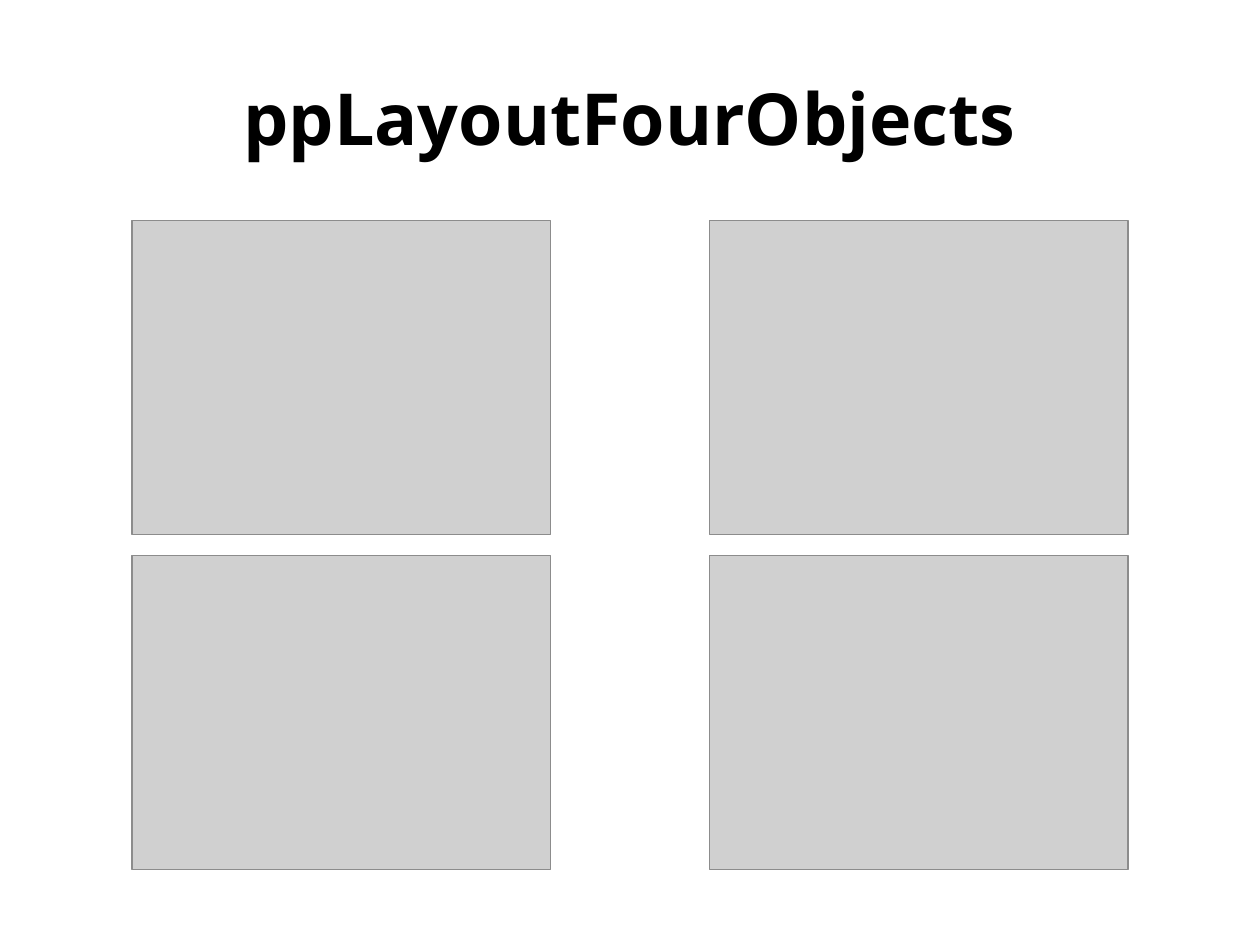
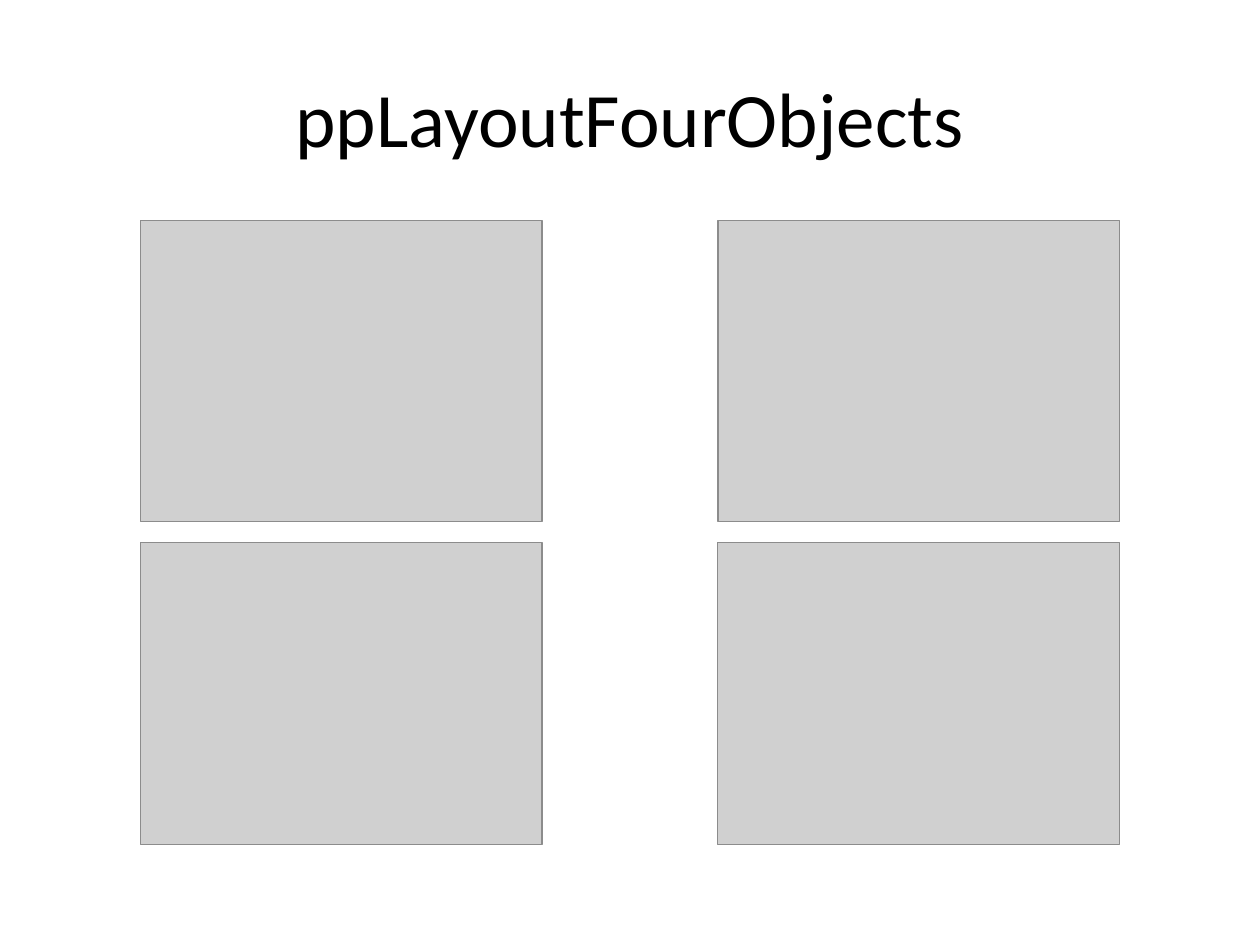
Before and after one commit to sonofeft/ODPSlides, a slide deck: slide 12 of odpslides/templates/ppt_all_layouts_image.odp. Drawn at 1260x945 pixels with LibreOffice and Linux fonts; fonts in the diff are those of the drawing; grey boxes stand for pictures; background and template pictures are left out. Boxes give left, top, right and bottom in pixels: in the first picture for what was removed or moved away, otherwise in the second. Text is boxed around its words. In the diff, an @@ line names an element or a change of style, - is before the commit and + after.

Commit message:
Changed image ref odp file to take out shadow-drop text

```diff
--- a/odpslides/templates/ppt_all_layouts_image.odp
+++ b/odpslides/templates/ppt_all_layouts_image.odp
@@ title "ppLayoutFourObjects" at <box>295,93,963,161</box>: size 41 to 44 pt, font Open Sans to Calibri, bold off @@
@@ picture: place and size @@
-picture at <box>132,220,551,534</box>
+picture at <box>140,220,542,522</box>
@@ picture: place and size @@
-picture at <box>709,220,1128,534</box>
+picture at <box>718,220,1120,522</box>
@@ picture: place and size @@
-picture at <box>132,556,551,869</box>
+picture at <box>140,543,542,844</box>
@@ picture: place and size @@
-picture at <box>709,556,1128,869</box>
+picture at <box>718,543,1120,844</box>
```
Also in this commit, not shown: 15 other slides changed, 7 other files.
